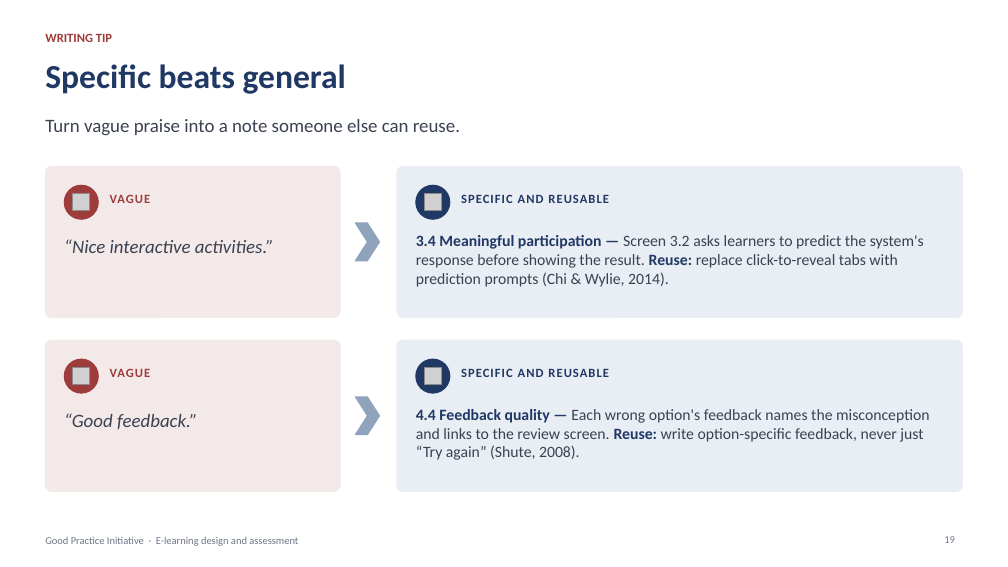
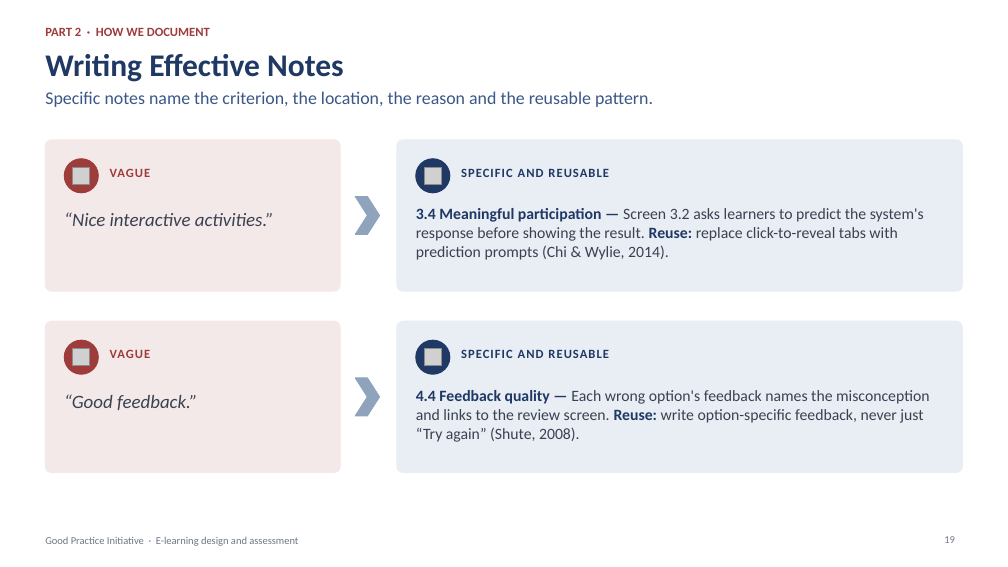
Before and after one commit to hpf118/Tina, a slide deck: slide 19 of good-practice-deck/Good-Practice-Initiative-Team-Briefing.pptx. Drawn at 1008x567 pixels with LibreOffice and Linux fonts; fonts in the diff are those of the drawing; grey boxes stand for pictures. Boxes give left, top, right and bottom in pixels: in the first picture for what was removed or moved away, otherwise in the second. Text is boxed around its words. In the diff, an @@ line names an element or a change of style, - is before the commit and + after.

```diff
--- a/good-practice-deck/Good-Practice-Initiative-Team-Briefing.pptx
+++ b/good-practice-deck/Good-Practice-Initiative-Team-Briefing.pptx
@@ text at (x1=45, y1=27, x2=210, y2=36): text changed @@
-WRITING TIP
+PART 2 · HOW WE DOCUMENT
@@ title at (x1=45, y1=54, x2=344, y2=82): text changed; size 32 to 30 pt @@
-Specific beats general
+Writing Effective Notes
@@ text removed at (x1=45, y1=119, x2=460, y2=136) @@
-Turn vague praise into a note someone else can reuse.
@@ text added at (x1=45, y1=91, x2=653, y2=107), 17 pt, text #3A5787 @@
+Specific notes name the criterion, the location, the reason and the reusable pattern.
@@ 4 texts, 2 pictures, 2 rounded rectangles, 2 ellipses, 1 chevron moved together from (x1=45, y1=166, x2=963, y2=318) to (x1=45, y1=140, x2=963, y2=291) @@
@@ 4 texts, 2 pictures, 2 rounded rectangles, 2 ellipses, 1 chevron moved together from (x1=45, y1=340, x2=963, y2=492) to (x1=45, y1=321, x2=963, y2=473) @@
```
Also in this commit, not shown: 26 other slides changed, 2 other files.
